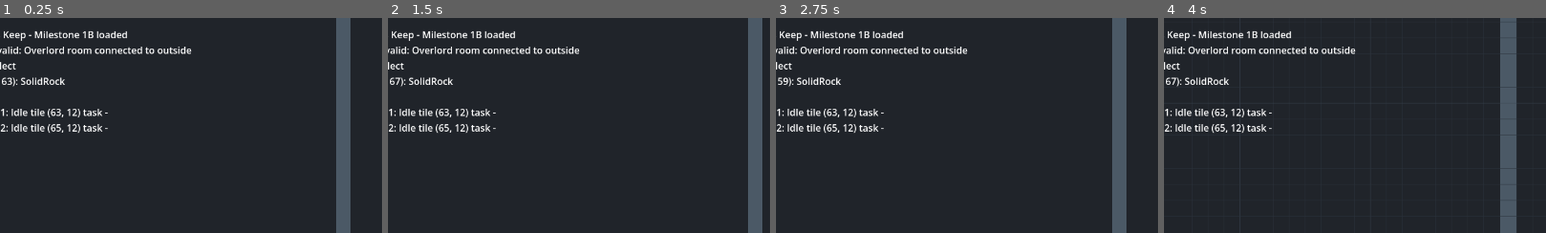
Above: before the commit, frames 1-4 (left to right).
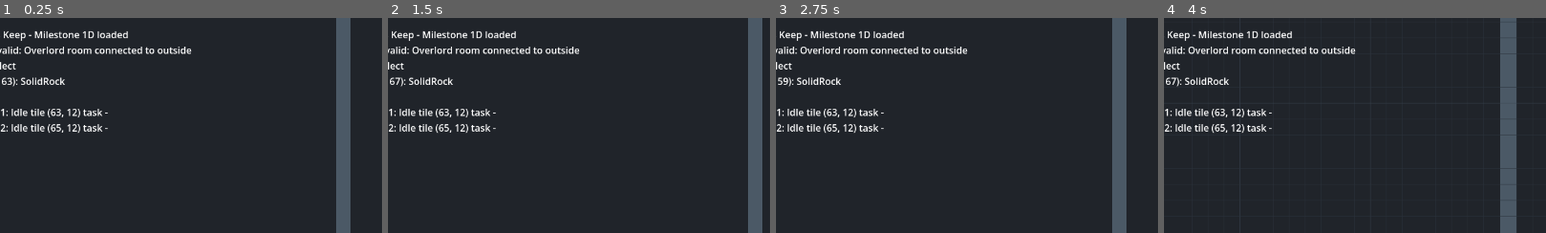
Above: after the commit, the same moments.

Repository: Servovicis/KrebelsKeep
Game: Godot game, scene res://scenes/main/Main.tscn
Same seed, same stepped clock (60 frames per second), same inputs: the game is played once before the commit and once after it.
Inputs (mouse positions are % of the whole screen's width and height, from its top left):
- Up to frame 1 (0.25 s): no input
- Up to frame 2 (1.5 s): tap Enter at 0.5 s; move the mouse to (72, 45) at 0.52 s; tap S (camera_down) at 0.6 s; tap Space at 1.25 s; move the mouse to (30, 55) at 1.27 s; tap A (camera_left) at 1.35 s
- Up to frame 3 (2.75 s): tap Enter at 2 s; move the mouse to (60, 28) at 2.02 s; tap D (camera_right) at 2.1 s
- Up to frame 4 (4 s): tap Space at 2.75 s; move the mouse to (45, 70) at 2.77 s; tap W (camera_up) at 2.85 s; tap Enter at 3.5 s; move the mouse to (80, 65) at 3.52 s; hold Mouse wheel up (camera_zoom_in) from 3.53 s (still down)
The pictures show only the part of the screen within x 6-56%, y 0-50%; the shares and areas given below are measured in that part.

The runs differ from the first frame. In frame 1, 0.2% of the frame differs, in the area x 23-34%, y 6-10%; in frame 2, 0.2%; in frame 3, 0.2%; in frame 4, 0.2%.

Commit message:
fix: polish dig task cancellation

Diff:
--- a/scenes/main/Main.tscn
+++ b/scenes/main/Main.tscn
@@ -17,4 +17,4 @@
 offset_top = 16.0
 offset_right = 720.0
 offset_bottom = 220.0
-text = "Krebel's Keep - Milestone 1B loaded"
+text = "Krebel's Keep - Milestone 1D loaded"
--- a/scripts/core/main.gd
+++ b/scripts/core/main.gd
@@ -56,7 +56,7 @@
 	access_valid = access_validator.is_overlord_room_connected(dungeon)
 	var access_message := "Access valid: Overlord room connected to outside" if access_valid else "Access invalid: Overlord room disconnected"
 
-	print("Krebel's Keep Milestone 1B loaded")
+	print("Krebel's Keep Milestone 1D loaded")
 	print(access_message)
 	_spawn_workers()
 	_update_debug_label()
@@ -90,6 +90,8 @@
 	elif event.is_action_pressed("select") and active_tool == ToolMode.DIG:
 		_try_create_dig_task(_get_hovered_tile())
 	elif event.is_action_pressed("cancel"):
+		if active_tool == ToolMode.DIG and _try_cancel_dig_task(_get_hovered_tile()):
+			return
 		active_tool = ToolMode.SELECT
 		last_message = "Select tool active"
 		_update_debug_label()
@@ -177,7 +179,7 @@
 			"-" if worker.task_id == -1 else str(worker.task_id),
 		])
 
-	debug_label.text = "Krebel's Keep - Milestone 1B loaded\n%s\nTool: %s\n%s\nTasks: %s\n%s\n%s" % [
+	debug_label.text = "Krebel's Keep - Milestone 1D loaded\n%s\nTool: %s\n%s\nTasks: %s\n%s\n%s" % [
 		access_message,
 		_get_tool_name(active_tool),
 		hover_text,
@@ -276,6 +278,7 @@
 	access_valid = access_validator.is_overlord_room_connected(dungeon)
 	last_message = "Dig task %d complete at %s" % [task.id, str(task.target_tile)]
 	print("%s. Access valid: %s" % [last_message, str(access_valid)])
+	_reconsider_moving_worker_paths()
 	queue_redraw()
 
 
@@ -319,14 +322,62 @@
 
 
 func _has_active_dig_task(tile_position: Vector2i) -> bool:
+	return _get_active_dig_task_at(tile_position) != null
+
+
+func _get_active_dig_task_at(tile_position: Vector2i) -> RefCounted:
 	for task in dig_tasks:
 		if task.target_tile != tile_position:
 			continue
 		if task.status == DigTaskScript.TaskStatus.COMPLETE or task.status == DigTaskScript.TaskStatus.CANCELED:
 			continue
+		return task
+
+	return null
+
+
+func _try_cancel_dig_task(tile_position: Vector2i) -> bool:
+	if not dungeon.is_in_bounds(tile_position):
+		last_message = "No dig task to cancel"
+		print(last_message)
+		_update_debug_label()
 		return true
 
-	return false
+	var task := _get_active_dig_task_at(tile_position)
+	if task == null:
+		last_message = "No dig task to cancel at %s" % str(tile_position)
+		print(last_message)
+		_update_debug_label()
+		return true
+
+	if task.status == DigTaskScript.TaskStatus.IN_PROGRESS:
+		last_message = "Cannot cancel dig task %d currently in progress" % task.id
+		print(last_message)
+		_update_debug_label()
+		return true
+
+	if task.status == DigTaskScript.TaskStatus.ASSIGNED:
+		var assigned_worker := _get_worker_by_id(task.assigned_worker_id)
+		if assigned_worker != null:
+			if assigned_worker.state == WorkerAgentScript.WorkerState.WORKING:
+				last_message = "Cannot cancel dig task %d currently in progress" % task.id
+				print(last_message)
+				_update_debug_label()
+				return true
+
+			assigned_worker.task_id = -1
+			assigned_worker.path.clear()
+			assigned_worker.world_position = _tile_center(assigned_worker.tile_position)
+			assigned_worker.state = WorkerAgentScript.WorkerState.IDLE
+
+	task.status = DigTaskScript.TaskStatus.CANCELED
+	task.assigned_worker_id = -1
+	task.interaction_tile = Vector2i(-1, -1)
+	last_message = "Canceled dig task %d at %s" % [task.id, str(task.target_tile)]
+	print(last_message)
+	_update_debug_label()
+	queue_redraw()
+	return true
 
 
 func _is_waiting_for_assignment(task: RefCounted) -> bool:
@@ -352,6 +403,34 @@
 			return task
 
 	return null
+
+
+func _get_worker_by_id(worker_id: int) -> RefCounted:
+	for worker in workers:
+		if worker.id == worker_id:
+			return worker
+
+	return null
+
+
+func _reconsider_moving_worker_paths() -> void:
+	for worker in workers:
+		if worker.state != WorkerAgentScript.WorkerState.MOVING_TO_TASK:
+			continue
+		if not worker.world_position.is_equal_approx(_tile_center(worker.tile_position)):
+			continue
+
+		var task := _get_task_by_id(worker.task_id)
+		if task == null or task.status != DigTaskScript.TaskStatus.ASSIGNED:
+			continue
+
+		var assignment := _find_reachable_interaction(worker.tile_position, task.target_tile)
+		if not assignment.reachable or assignment.path.size() >= worker.path.size():
+			continue
+
+		task.interaction_tile = assignment.interaction_tile
+		worker.path = assignment.path
+		print("Worker %d switched to shorter path for dig task %d" % [worker.id, task.id])
 
 
 func _get_hovered_tile() -> Vector2i:
